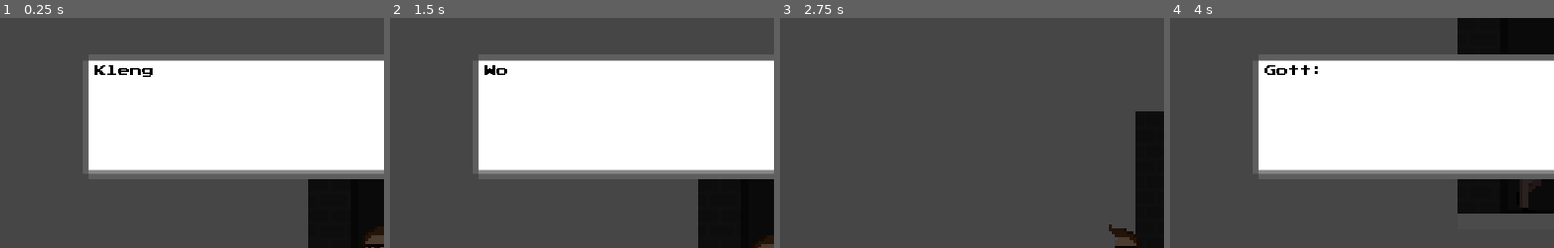
Above: before the commit, frames 1-4 (left to right).
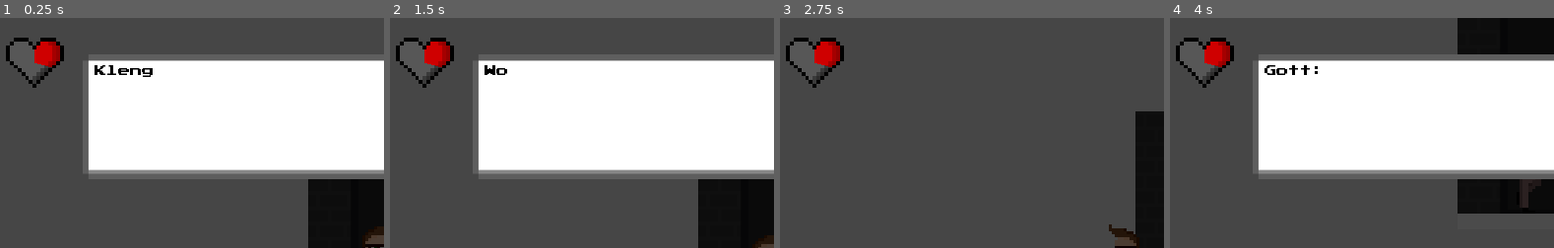
Above: after the commit, the same moments.

Repository: klenganthegame/KlenganTheGame
Game: Godot game, scene res://level/1/Level1.tscn
The game is run twice, just before and just after one commit, with the same random seed, the same clock (stepped at 60 frames per second) and the same inputs.
Inputs:
- Up to frame 1 (0.25 s): no input
- Up to frame 2 (1.5 s): tap Enter at 0.5 s; hold E (accept) 0.53-1.28 s; hold D (walk_right) from 0.53 s (still down); tap Space (jump) at 0.77 s; tap E (accept) at 1.35 s
- Up to frame 3 (2.75 s): tap Space (jump) at 1.52 s; tap E (accept) at 2 s; release D (walk_right) at 2.03 s; hold A (walk_left) from 2.03 s (still down); hold E (accept) from 2.03 s (still down)
- Up to frame 4 (4 s): release A (walk_left) at 2.78 s; release E (accept) at 2.78 s; hold D (walk_right) from 2.78 s (still down); tap E (accept) at 2.85 s; tap Space (jump) at 3.02, 3.77 s; hold E (accept) from 3.53 s (still down)
The pictures show only the part of the screen within x 0-50%, y 0-50%; the shares and areas given below are measured in that part.

The runs differ from the first frame. In frame 1, 1.3% of the frame differs, in the area x 1-17%, y 8-31%; in frame 2, 1.3%; in frame 3, 1.3%; in frame 4, 1.3%.

Commit message:
added heart-scene to klengan

Diff:
--- a/objects/player/Klengan.tscn
+++ b/objects/player/Klengan.tscn
@@ -22,6 +22,9 @@
 [ext_resource path="res://addons/adbox/DialogueBox.gd" type="Script" id=20]
 [ext_resource path="res://resources/audio/text_beep.wav" type="AudioStream" id=21]
 [ext_resource path="res://resources/font/PressStart2P.ttf" type="DynamicFontData" id=22]
+[ext_resource path="res://sprites/test/heart_empty.png" type="Texture" id=23]
+[ext_resource path="res://sprites/test/heart_outline.png" type="Texture" id=24]
+[ext_resource path="res://sprites/test/heart_full.png" type="Texture" id=25]
 
 [sub_resource type="SpriteFrames" id=1]
 animations = [ {
@@ -53,7 +56,7 @@
 scale = Vector2( 4, 4 )
 frames = SubResource( 1 )
 animation = "walk"
-frame = 5
+frame = 6
 playing = true
 
 [node name="Camera2D" type="Camera2D" parent="."]
@@ -119,6 +122,18 @@
 font = SubResource( 4 )
 action_name = "accept"
 wait_time = 0.05
+
+[node name="TextureProgress" type="TextureProgress" parent="CanvasLayer"]
+margin_left = 31.8766
+margin_top = 26.1569
+margin_right = 46.8766
+margin_bottom = 39.1569
+rect_scale = Vector2( 5, 5 )
+value = 30.0
+texture_under = ExtResource( 23 )
+texture_over = ExtResource( 24 )
+texture_progress = ExtResource( 25 )
+fill_mode = 4
 [connection signal="area_entered" from="Area2D" to="." method="_on_Area2D_area_entered"]
 [connection signal="area_exited" from="Area2D" to="." method="_on_Area2D_area_exited"]
 [connection signal="dialogue_exit" from="CanvasLayer/DialogueBox" to="." method="_on_DialogueBox_dialogue_exit"]
Not shown: 1 places in objects/player/Klengan.tscn that only renumber resources
Binary file added: sprites/test/heart_empty.png
Not shown, added: sprites/test/heart_empty.png.import
Binary file added: sprites/test/heart_full.png
Not shown, added: sprites/test/heart_full.png.import
Binary file added: sprites/test/heart_outline.png
Not shown, added: sprites/test/heart_outline.png.import
